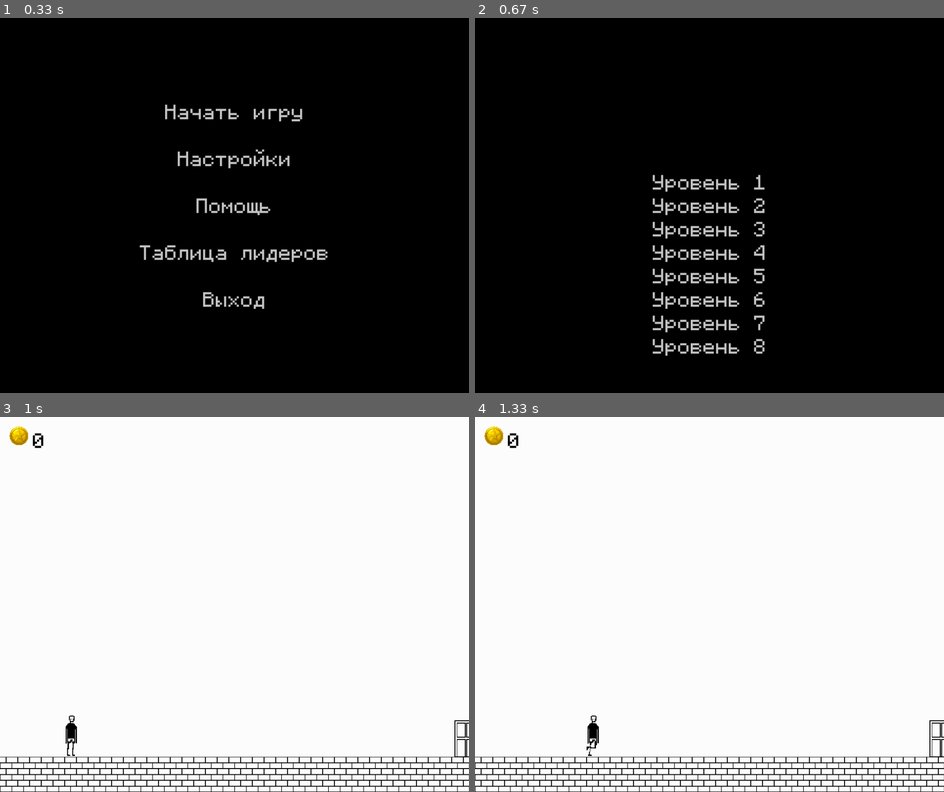
Above: before the commit, frames 1-4 (two rows, left to right).
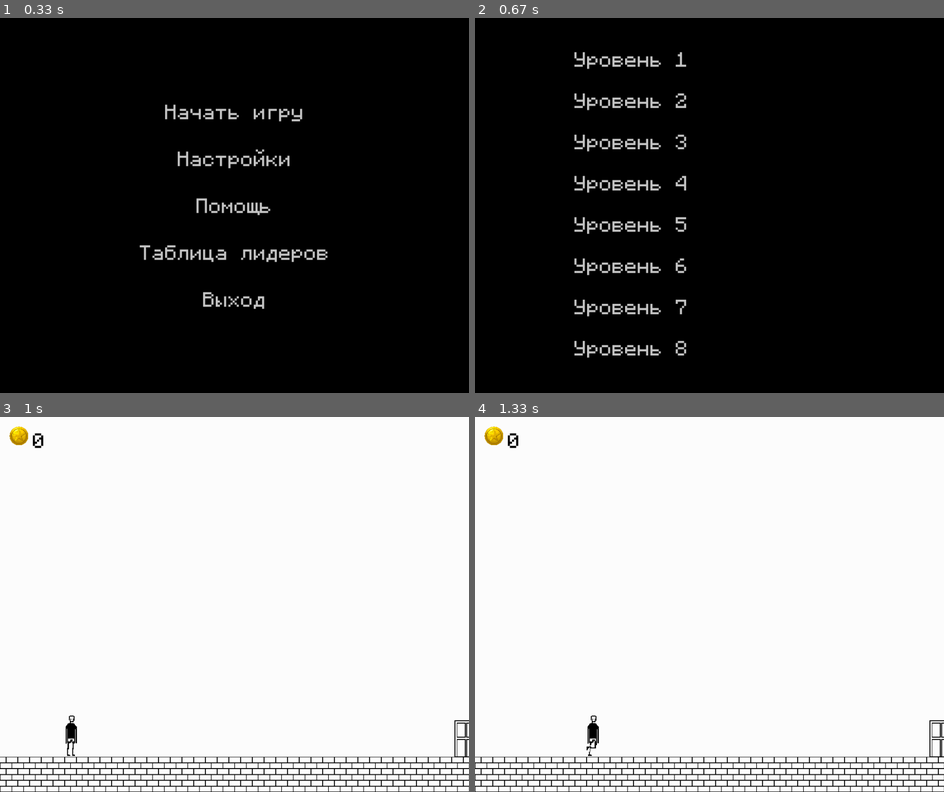
Above: after the commit, the same moments.

Repository: remalQ/pygame-project
Game: pygame game, started from Main.py
Same seed, same stepped clock (60 frames per second), same inputs: the game is played once before the commit and once after it.
Inputs (mouse positions are in pixels of both pictures, inside the frame that each line leads up to):
- Up to frame 1 (0.33 s): no input
- Up to frame 2 (0.67 s): click "Начать игру" at 0.38 s
- Up to frame 3 (1 s): click "Уровень 1" at 0.72 s
- Up to frame 4 (1.33 s): hold D from 1 s (still down); move the mouse to (709, 630) at 1.03 s

Frame 1 is identical in both runs. In frame 2, 5.7% of the frame differs, in the area x 21-62%, y 9-91%; in frame 3, nothing differs; in frame 4, nothing differs.

Commit message:
added preview for levels in menu

Diff:
--- a/Create_Maps.py
+++ b/Create_Maps.py
@@ -17,10 +17,11 @@
     0: {'name': 'empty', 'color': pygame.Color('black'), 'solid': False},
     1: {'name': 'platform', 'color': pygame.Color('gray'), 'solid': True},
     2: {'name': 'door', 'color': pygame.Color('blue'), 'solid': False},
-    3: {'name': 'spike', 'color': pygame.Color('red'), 'solid': False},
-    4: {'name': 'coin', 'color': pygame.Color('yellow'), 'solid': False},
-    5: {'name': 'breakable', 'color': pygame.Color('darkred'), 'solid': True},
-    6: {'name': 'hover', 'color': pygame.Color('lightgreen'), 'solid': True}
+    3: {'name': 'coin', 'color': pygame.Color('yellow'), 'solid': False},
+    4: {'name': 'breakable', 'color': pygame.Color('darkred'), 'solid': True},
+    5: {'name': 'hover', 'color': pygame.Color('lightgreen'), 'solid': True},
+    6: {'name': 'move_on_approach', 'color': pygame.Color('skyblue'), 'solid': True}
+
 }
 
 
@@ -237,6 +238,7 @@
         # Название текущего тайла
         tile_name = TILE_TYPES[self.current_tile]['name']
         tool_text = font.render(f"Текущий: {tile_name} (1-6 для смены)", True, pygame.Color('white'))
+
         self.screen.blit(tool_text, (10, 10))
 
         # Подсказки по управлению
--- a/Game.py
+++ b/Game.py
@@ -52,7 +52,6 @@
             self.load_level(self.level)
         else:
             self.world_data = []
-        self.player = Player(100, HEIGHT - 130)
         self.game_over = 0
         self.records_db = RecordsDB()
         self.start_time = 0
@@ -73,6 +72,7 @@
     # Загружает данные уровня из файла.
     # @param level Номер загружаемого уровня.
     def load_level(self, level):
+        self.player = Player(100, HEIGHT - 130)
         level_path = f'Maps/level{level}.pkl'  # Исправлено для соответствия именам файлов
         self.door_group = Group()
         self.coin_group = Group()
@@ -86,10 +86,12 @@
                     raise ValueError("Ошибка: загруженные данные уровня не являются списком!")
 
                 # Создаем мир
-                self.world = World(self.world_data, self.door_group, self.coin_group)
+                self.world = World(self.world_data, self.door_group, self.coin_group, self.player)
+
             except Exception:
                 self.world_data = []
-                self.world = World(self.world_data, self.door_group, self.coin_group)  # Пустой мир
+                self.world = World(self.world_data, self.door_group, self.coin_group, self.player)
+
         else:
             pass
 
--- a/Menus/Level_Menu.py
+++ b/Menus/Level_Menu.py
@@ -1,53 +1,86 @@
 import sys
+import os
+import pickle
 from Button import *
-
-"""
-Класс LevelMenu
-
-Меню выбора уровня, которое отображает кнопки с номерами уровней.
-Позволяет игроку выбрать уровень перед началом игры.
-"""
+from World import World  # Убедись, что World загружается корректно
+from Create_Maps import TILE_SIZE
 
 
 class LevelMenu:
-    ## \brief Конструктор класса
-    #
-    # Создает меню с кнопками для выбора уровня.
-    # @param total_levels Общее количество доступных уровней.
     def __init__(self, total_levels):
-        self.buttons = []  # Список кнопок уровней
-        self.total_levels = total_levels  # Общее количество уровней
+        self.buttons = []
+        self.total_levels = total_levels
+        self.preview_cache = {}
 
-    ## \brief Метод отображения меню выбора уровня
-    #
-    # Отрисовывает меню с кнопками уровней и обрабатывает ввод пользователя.
-    # @param screen Экран, на котором будет отображаться меню.
-    # @return Номер выбранного уровня.
+    def generate_real_preview(self, world_data, scale=0.4):
+        level_width = len(world_data[0]) * TILE_SIZE
+        level_height = len(world_data) * TILE_SIZE
+        preview_surface = pygame.Surface((level_width, level_height))
+
+        dummy_player = pygame.sprite.Sprite()
+        dummy_player.rect = pygame.Rect(0, 0, TILE_SIZE, TILE_SIZE)  # просто для MovingPlatform
+
+        dummy_group = pygame.sprite.Group()  # Заглушки
+        world = World(world_data, dummy_group, dummy_group, dummy_player)
+        world.draw(preview_surface)
+
+        # Масштабируем
+        scaled_size = (int(level_width * scale), int(level_height * scale))
+        return pygame.transform.scale(preview_surface, scaled_size)
+
     def show(self, screen):
         menu_active = True
-        self.buttons = []  # Очищаем список кнопок перед созданием новых
+        self.buttons = []
 
-        # Создаем кнопки для каждого уровня
         for i in range(1, self.total_levels + 1):
-            button = Button(f"Уровень {i}", WIDTH // 2, HEIGHT // 2 - 100 + i * 50, GRAY, WHITE)
+            button = Button(f"Уровень {i}", WIDTH // 3, HEIGHT // (self.total_levels + 1) * i, GRAY, WHITE)
             self.buttons.append(button)
 
-        # Главный цикл меню
+        hovered_button = None
+
         while menu_active:
-            screen.fill(BLACK)  # Заливка экрана черным цветом
+            screen.fill(BLACK)
+            mouse_pos = pygame.mouse.get_pos()
+            hovered_button = None
 
-            # Отрисовка кнопок
-            for button in self.buttons:
+            for i, button in enumerate(self.buttons):
+                if button.rect.collidepoint(mouse_pos):
+                    hovered_button = i + 1
                 button.draw(screen)
+
+            # Показываем превью уровня
+            if hovered_button:
+                if hovered_button not in self.preview_cache:
+                    level_path = f"Maps/level{hovered_button}.pkl"
+                    if os.path.exists(level_path):
+                        try:
+                            with open(level_path, "rb") as f:
+                                data = pickle.load(f)
+                                if isinstance(data, list):
+                                    preview = self.generate_real_preview(data)
+                                    self.preview_cache[hovered_button] = preview
+                        except Exception as e:
+                            print(f"Ошибка при загрузке уровня {hovered_button}:", e)
+                            self.preview_cache[hovered_button] = None
+
+                preview = self.preview_cache.get(hovered_button)
+                if preview:
+                    preview_x = WIDTH // 2 + 100
+                    preview_y = HEIGHT // 4
+                    screen.blit(preview, (preview_x, preview_y))
+
+                    # Обводка
+                    preview_rect = pygame.Rect(preview_x, preview_y, preview.get_width(), preview.get_height())
+                    pygame.draw.rect(screen, WHITE, preview_rect, 3)  # Толщина обводки — 3 пикселя
 
             # Обработка событий
             for event in pygame.event.get():
-                if event.type == pygame.QUIT:  # Закрытие окна
+                if event.type == pygame.QUIT:
                     pygame.quit()
                     sys.exit()
-                if event.type == pygame.MOUSEBUTTONDOWN:  # Обработка кликов
+                if event.type == pygame.MOUSEBUTTONDOWN:
                     for i, button in enumerate(self.buttons):
-                        if button.is_clicked(pygame.mouse.get_pos()):  # Проверяем, нажата ли кнопка
-                            return i + 1  # Возвращаем номер выбранного уровня
+                        if button.is_clicked(mouse_pos):
+                            return i + 1
 
-            pygame.display.flip()  # Обновляем экран
+            pygame.display.flip()
--- /dev/null
+++ b/Platforms/MovingPlatform.py
@@ -0,0 +1,43 @@
+import pygame
+from Platforms.Platform import Platform
+
+
+class MovingPlatform(Platform):
+    def __init__(self, x, y, width, height, player, distance_trigger=100, move_offset=150, speed=2, image=None):
+        """
+        player: объект игрока с атрибутом rect
+        distance_trigger: дистанция, с которой платформа активируется
+        move_offset: на сколько пикселей уехать вправо (или влево)
+        speed: скорость движения
+        """
+        super().__init__(x, y, width, height, image)
+        self.start_pos = pygame.Vector2(x, y)
+        self.end_pos = pygame.Vector2(x + move_offset, y)
+        self.current_target = self.end_pos
+        self.player = player
+        self.distance_trigger = distance_trigger
+        self.speed = speed
+
+        self.position = pygame.Vector2(self.rect.topleft)
+        self.activated = False
+        self.reached_target = False
+
+    def update(self, *args, **kwargs):
+        if not self.activated:
+            # Проверяем расстояние до игрока
+            player_dist = self.player.rect.centerx - self.rect.centerx
+            if abs(player_dist) <= self.distance_trigger:
+                self.activated = True
+
+        if self.activated and not self.reached_target:
+            direction = self.current_target - self.position
+            distance = direction.length()
+
+            if distance < self.speed:
+                self.position = self.current_target
+                self.reached_target = True
+            else:
+                direction = direction.normalize()
+                self.position += direction * self.speed
+
+            self.rect.topleft = self.position.xy
--- a/Player.py
+++ b/Player.py
@@ -73,7 +73,7 @@
 
             self.in_air = True
             for tile in world.platform_group.sprites() + world.breaking_platform_group.sprites() \
-                    + world.hover_visible_platform_group.sprites():
+                    + world.hover_visible_platform_group.sprites() + world.moving_platform_group.sprites():
                 if tile.rect.colliderect(self.rect.x + dx, self.rect.y, self.rect.width, self.rect.height):
                     dx = 0
 
--- a/Spike.py
+++ /dev/null
@@ -1,12 +0,0 @@
-import pygame
-from Create_Maps import TILE_SIZE
-
-
-class Spike(pygame.sprite.Sprite):
-    """Класс шипов (наносит урон игроку при контакте)."""
-
-    def __init__(self, x, y):
-        super().__init__()
-        self.image = pygame.image.load("Assets/spike.png")
-        self.image = pygame.transform.scale(self.image, (TILE_SIZE, TILE_SIZE))
-        self.rect = self.image.get_rect(topleft=(x, y))
--- a/World.py
+++ b/World.py
@@ -5,18 +5,20 @@
 from Coin import Coin
 from Platforms.Platform import Platform
 from Platforms.HoverVisiblePlatform import HoverVisiblePlatform
+from Platforms.MovingPlatform import MovingPlatform
 
 
 class World:
     """Класс World создает игровой мир на основе загруженных данных и отрисовывает его."""
 
-    def __init__(self, data, door_group, coin_group):
+    def __init__(self, data, door_group, coin_group, player):
         self.tile_list = []
         self.platform_group = pygame.sprite.Group()
         self.door_group = door_group
         self.coin_group = coin_group
         self.breaking_platform_group = pygame.sprite.Group()
         self.hover_visible_platform_group = pygame.sprite.Group()
+        self.moving_platform_group = pygame.sprite.Group()
 
         self.textures = {
             1: pygame.image.load("Assets/platform.png").convert_alpha(),
@@ -43,17 +45,21 @@
                         data[row_count + 1][col_count] = 0
                         data[row_count + 1][col_count + 1] = 0
 
-                elif tile == 4:
+                elif tile == 3:
                     coin = Coin(x, y)
                     self.coin_group.add(coin)
 
-                elif tile == 5:
+                elif tile == 4:
                     platform = BreakingPlatform(x, y, TILE_SIZE, TILE_SIZE)
                     self.breaking_platform_group.add(platform)
 
-                elif tile == 6:
+                elif tile == 5:
                     platform = HoverVisiblePlatform(x, y, TILE_SIZE, TILE_SIZE)
                     self.hover_visible_platform_group.add(platform)
+
+                elif tile == 6:
+                    platform = MovingPlatform(x, y, TILE_SIZE, TILE_SIZE, player)
+                    self.moving_platform_group.add(platform)
 
     def draw(self, screen):
         self.platform_group.draw(screen)
@@ -62,8 +68,10 @@
         self.coin_group.draw(screen)
         self.breaking_platform_group.draw(screen)
         self.hover_visible_platform_group.draw(screen)
+        self.moving_platform_group.draw(screen)
 
     def update(self):
         """Обновляет поведение интерактивных объектов"""
-        for platform in self.breaking_platform_group.sprites() + self.hover_visible_platform_group.sprites():
+        for platform in self.breaking_platform_group.sprites() + self.hover_visible_platform_group.sprites() \
+                + self.moving_platform_group.sprites():
             platform.update()
Binary file changed: Maps/level2.pkl
Binary file changed: Maps/level4.pkl
Binary file changed: Maps/level5.pkl
Binary file changed: Maps/level6.pkl
Binary file changed: Maps/level7.pkl
Binary file changed: Maps/level8.pkl
Binary file changed: game_records.db
